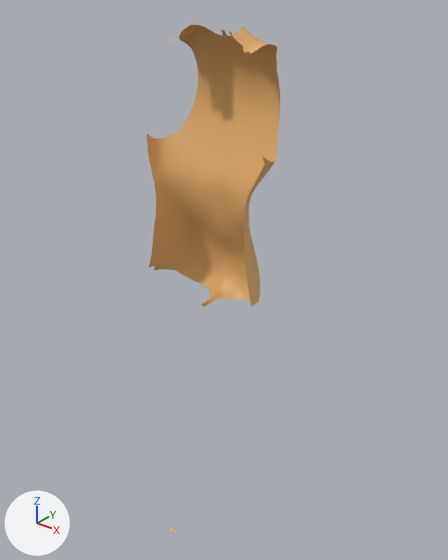
What one commit did to the Blender file public/models/Espalda.blend.
Both versions are drawn from a 50 mm lens placed at (2.25, -2.52, 4.1), pointed at (-0.06, 0.37, 2.31). Arrows for +X, +Y and +Z are at lower left; the lights stay in place.

The first picture shows 'espalda'.
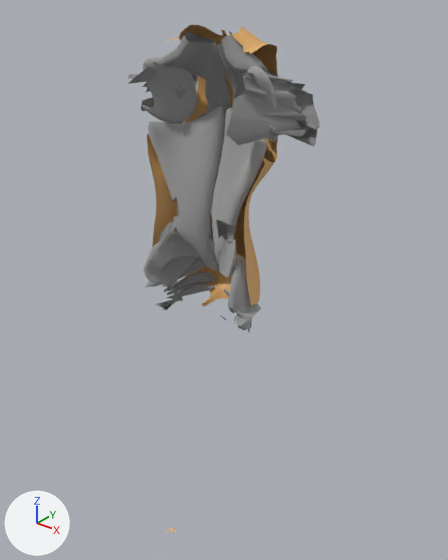
Pixel boxes [x1, y1, x2, y2] of what changed, in the pictures (448 x 560 px):
'espalda', reshaped (46% wider): before [147, 25, 280, 533]; after [127, 25, 321, 533]
part 1 of me_object_0_020, added: after [127, 32, 321, 332]

The change, as a diff of the scene's bpy script:
```diff
--- a/public/models/Espalda.blend.py
+++ b/public/models/Espalda.blend.py
@@ mat_eye @@
+mat_eye = principled_material('Eye')
+mat_eye.base_color = (0.588, 0.588, 0.588)  # light grey #cacaca
+mat_eye.metallic = 1.0
+mat_eye.roughness = 1.0
@@ mat_legs @@
+mat_legs = principled_material('Legs')
+mat_legs.base_color = (0.5, 0.5, 0.5)  # grey #bcbcbc
+mat_legs.metallic = 1.0
+mat_legs.roughness = 1.0
@@ me_object_0_020 @@
 # used by ob_espalda; parent = ob_basespiderman_0; location = (0.0, 0.0, 0.0)
-me_object_0_020.from_pydata(...)  # 1780 vertices, 2812 faces; spans x -0.21..0.2, y 0.0..1.84, z -0.21..0.0
+me_object_0_020.from_pydata(...)  # 7360 vertices, 8451 faces; spans x -0.32..0.3, y 0.0..1.84, z -0.22..0.05
+# me_object_0_020 part 1: 5565 vertices added at x -0.32..0.3, y 1.0..1.82, z -0.22..0.05
 me_object_0_020.materials.append(mat_material_001)
+me_object_0_020.materials.append(mat_eye)  # light grey #cacaca
+me_object_0_020.materials.append(mat_legs)  # grey #bcbcbc
```
